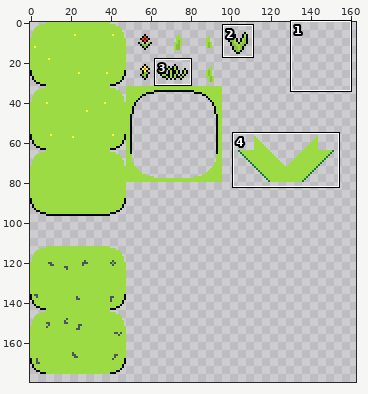
Edited in one commit: sprite sheet (Art/Tilesets/grass_tileset.png). The picture above shows the old version from afar; the outline marks the close-up.
Close-up. The starting point:
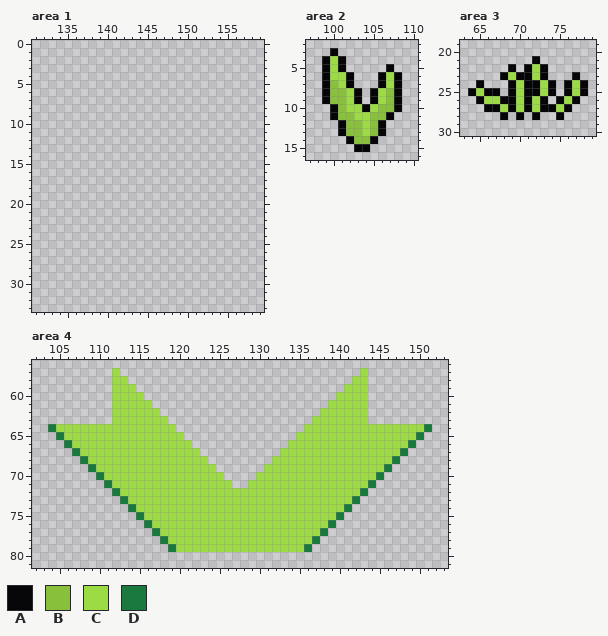
The file is 200x200 pixels. Shown: area 1: x 131..159, y 0..33; area 2: x 97..110, y 2..16; area 3: x 63..79, y 19..30; area 4: x 102..153, y 56..81. The wide view leaves out empty margins. The commit also changed other parts of the picture, which this record leaves out.
Palette (. is transparent): A #060608  B #89c03b  C #9cdb43  D #1a7a3e
Pixels before, area 2, first column x 99:
 3 .A........
 4 ACA.......
 5 ACA.....A.
 6 ACCA...ACA
 7 ABCA...ACA
 8 ABBCA.ACBA
 9 ABBCA.ACBA
10 .ABCCACBBA
11 .ABBCCBBA.
12 ..ABBCBA..
13 ..ABBCBA..
14 ...ABBA...
15 ....AA....
Pixels before, area 3, first column x 64:
21 ........A......
22 .....A.ACA.....
23 ....ACAACA...A.
24 .A...ACAACA.ACA
25 ACAA.ACAACA.ACA
26 .ACCAACACA.ACA.
27 ..AACACACAACA..
28 ....A.A.A..A...
Pixels before, area 4, first column x 104:
57 ........C..............................C........
58 ........CC............................CC........
59 ........CCC..........................CCC........
60 ........CCCC........................CCCC........
61 ........CCCCC......................CCCCC........
62 ........CCCCCC....................CCCCCC........
63 ........CCCCCCC..................CCCCCCC........
64 DCCCCCCCCCCCCCCC................CCCCCCCCCCCCCCCD
65 .DCCCCCCCCCCCCCCC..............CCCCCCCCCCCCCCCD.
66 ..DCCCCCCCCCCCCCCC............CCCCCCCCCCCCCCCD..
67 ...DCCCCCCCCCCCCCCC..........CCCCCCCCCCCCCCCD...
68 ....DCCCCCCCCCCCCCCC........CCCCCCCCCCCCCCCD....
69 .....DCCCCCCCCCCCCCCC......CCCCCCCCCCCCCCCD.....
70 ......DCCCCCCCCCCCCCCC....CCCCCCCCCCCCCCCD......
71 .......DCCCCCCCCCCCCCCC..CCCCCCCCCCCCCCCD.......
72 ........DCCCCCCCCCCCCCCCCCCCCCCCCCCCCCCD........
73 .........DCCCCCCCCCCCCCCCCCCCCCCCCCCCCD.........
74 ..........DCCCCCCCCCCCCCCCCCCCCCCCCCCD..........
75 ...........DCCCCCCCCCCCCCCCCCCCCCCCCD...........
76 ............DCCCCCCCCCCCCCCCCCCCCCCD............
77 .............DCCCCCCCCCCCCCCCCCCCCD.............
78 ..............DCCCCCCCCCCCCCCCCCCD..............
79 ...............DCCCCCCCCCCCCCCCCD...............
And afterwards:
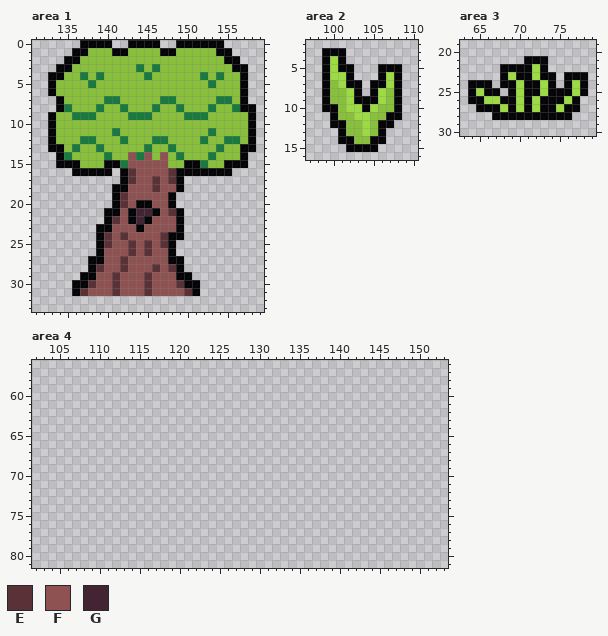
Colours new in this view: E #5b3138  F #8e5252  G #422433
Change:
Changed rows in their new state; - is an unchanged pixel.
Area 1:
first column x 133:
 0 ----AAAA--AAAA--AAAAAA----
 1 ---AABBBAABBBBAABBBBBAA---
 2 --AABBBBBBBBBBBBBBBBBBAA--
 3 -AABBBBBBBBDBDBBBBBBBBBAA-
 4 AABBDBDBBBBBDBBBBBBDBDBBA-
 5 ABBBBDBBBBBBBBBBBBBBDBBBA-
 6 ABBBBBBBBBBBBBBBBBBBBBBBA-
 7 -ABBBBBDDBBBBBDDBBBBBDDBA-
 8 -ADBBBDBBDBBBDBBDBBBDBBDAA
 9 ABBDDDBBBBDDDBBBBDDDBBBBBA
10 ABBBBBBBBBBBBBBBBBBBBBBBBA
11 ABBBBBBBDBBBBBBBBBBBDBBBBA
12 ABBBDDBBBDBBBDDBBBBDBBDDBA
13 AABDBBDBBBBBDBBDBBBBBDBBAA
14 -ADBBBBDBBFDFBFBDBBBDBBBA-
15 -AAABBBAADFFFFFBBAADBBAAA-
16 ---AAAAA-AEFFFFEAAAAAAA---
17 ---------AEFFEFEA---------
18 --------AAFFFEFFA---------
19 --------AEFFFFFA----------
20 --------AEFAAFFA----------
21 -------AAFAGGAFEA---------
22 -------AEFAGAFFFA---------
23 ------AAFFFAFFFFA---------
24 ------AEFEFFFFEAA---------
25 ------AEFFEFEFEA----------
26 ------AFFFEFEFFA----------
27 -----AAFFEFFFFFAA---------
28 -----AEFFEFFFEFEA---------
29 ----AAFFEFFFEFFFAA--------
30 ---AAEFFEFFFEFFFEAA-------
31 ---AEFFFEFFFEFFFFEA-------
Area 2:
first column x 99:
 3 A-A-------
 5 ---A---A-A
 7 ----A-A---
 9 -----A----
10 A---------
11 ---------A
12 -A------A-
14 --A----A--
15 ---A--A---
Area 3:
first column x 64:
21 -------A-A-----
22 ----A-A--------
23 ----------A-A-A
24 A-A-A----------
25 -----------A---
26 A---------A----
27 -A-----------A-
28 ---A-A-A-AA-A--
Area 4:
first column x 104:
57 --------.------------------------------.--------
58 --------..----------------------------..--------
59 --------...--------------------------...--------
60 --------....------------------------....--------
61 --------.....----------------------.....--------
62 --------......--------------------......--------
63 --------.......------------------.......--------
64 ................----------------................
65 -................--------------................-
66 --................------------................--
67 ---................----------................---
68 ----................--------................----
69 -----................------................-----
70 ------................----................------
71 -------................--................-------
72 --------................................--------
73 ---------..............................---------
74 ----------............................----------
75 -----------..........................-----------
76 ------------........................------------
77 -------------......................-------------
78 --------------....................--------------
79 ---------------..................---------------
Where, in picture pixels (left, top, right, bottom), the same in both close-ups:
added: (48, 40, 256, 296)
added: (322, 48, 402, 152)
added: (468, 56, 588, 120)
erased: (48, 368, 432, 552)
